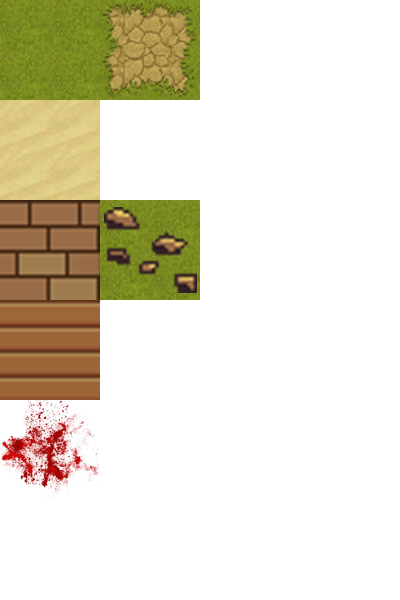
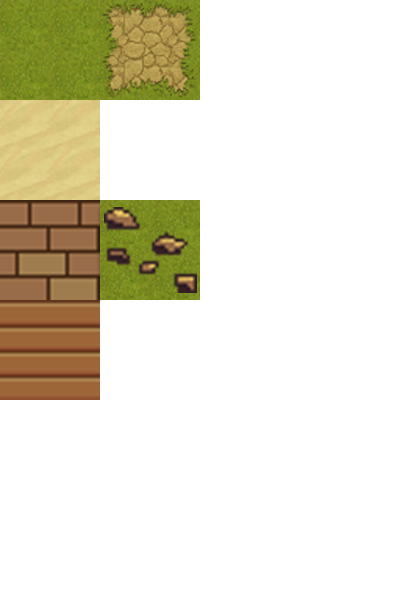
Comparing the layer stacks of the two 400 x 600 images. Changes:
removed layer "Слой 5" over [0, 400, 100, 500]
